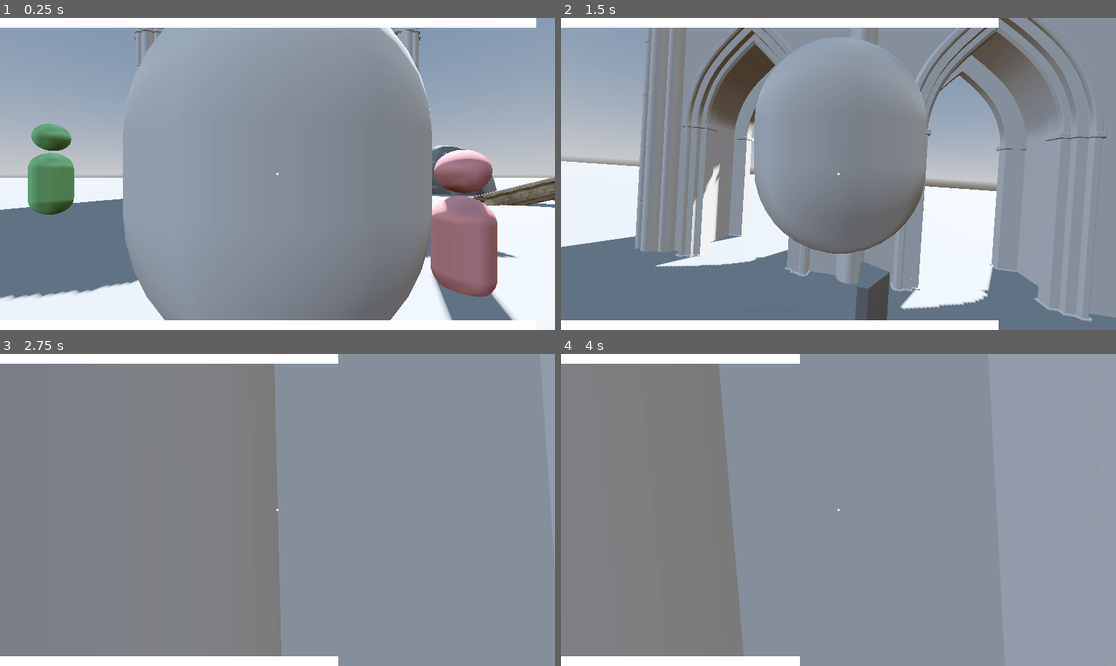
Above: before the commit, frames 1-4 (two rows, left to right).
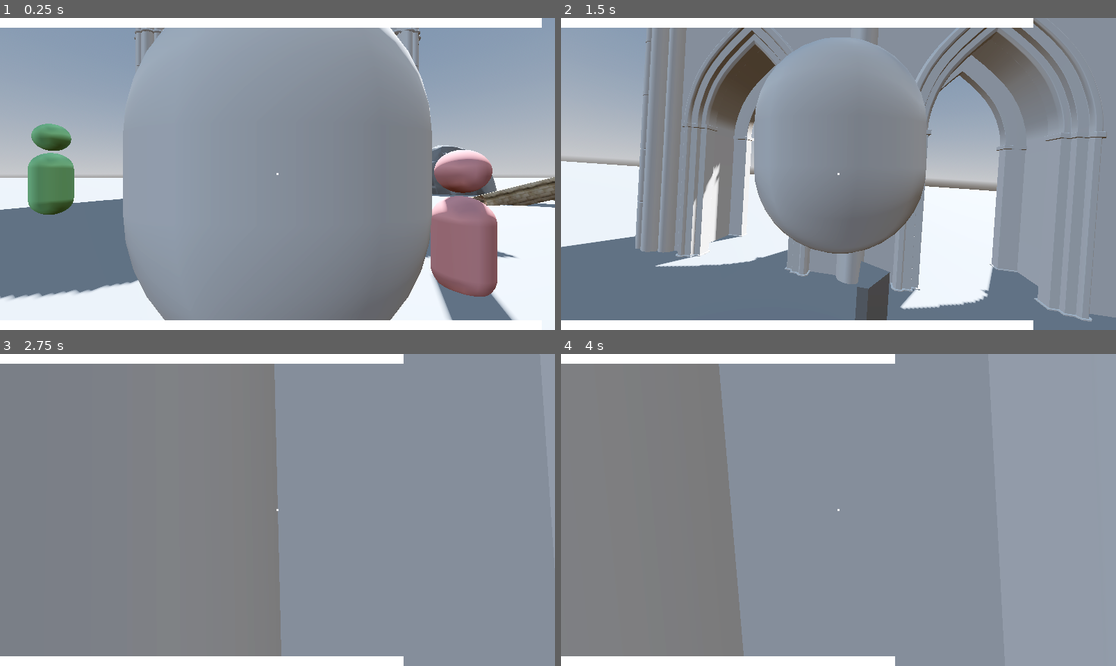
Above: after the commit, the same moments.

Repository: madmonki/GGJ2026
Game: Godot game, scene res://main.tscn
The game is run twice, just before and just after one commit, with the same random seed, the same clock (stepped at 60 frames per second) and the same inputs.
Inputs (mouse positions are in pixels of both pictures, inside the frame that each line leads up to):
- Up to frame 1 (0.25 s): no input
- Up to frame 2 (1.5 s): move the mouse to (866, 174) at 0.52 s; hold W (move_forward) from 0.53 s (still down); tap Space (jump) at 0.6, 0.77, 1.07 s; move the mouse to (810, 174) at 1.27 s; click (810, 174) at 1.35 s
- Up to frame 3 (2.75 s): keep holding W (move_forward); tap Space (jump) at 1.52, 1.55, 1.82, 2.3 s; move the mouse to (288, 503) at 2.02 s; hold Shift (sprint) from 2.03 s (still down)
- Up to frame 4 (4 s): keep holding W (move_forward); move the mouse to (832, 516) at 2.77 s; release Shift (sprint) at 2.78 s; tap Space (jump) at 2.85, 3.02, 3.32, 3.77, 3.8 s; move the mouse to (877, 513) at 3.52 s; press the mouse at (877, 513) at 3.53 s

The runs differ from the first frame. In frame 1, less than 0.1% of the frame differs, in the area x 96-98%, y 0-4%; in frame 2, 0.4%; in frame 3, 0.7%; in frame 4, 1.1%, in the area x 43-61%, y 0-100%.

Commit message:
Configuration

Diff:
--- a/blue_char.tscn
+++ b/blue_char.tscn
@@ -7,3 +7,4 @@
 jump_velocity = 6.0
 is_stationary = true
 char_color = Color(0.6, 0.7, 0.9, 1)
+doom_duration = 10.0
--- a/main.tscn
+++ b/main.tscn
@@ -64,19 +64,18 @@
 is_controlled = true
 is_stationary = false
 starts_with_mask = true
-doom_duration = 7.0
+dash_force = 10.0
 max_fov_change = 15.0
 
 [node name="RedChar" parent="." unique_id=693896521 instance=ExtResource("4_1bvp3")]
 transform = Transform3D(1, 0, 0, 0, 1, 0, 0, 0, 1, 2.1435976, 0.13660674, 6.128581)
 is_stationary = true
-doom_duration = 7.0
+dash_force = 10.0
 max_fov_change = 15.0
 
 [node name="GreenChar" parent="." unique_id=412814436 instance=ExtResource("5_lquwl")]
 transform = Transform3D(1, 0, 0, 0, 1, 0, 0, 0, 1, -3.6013632, 1.0767515, 4.823857)
 is_stationary = false
-doom_duration = 7.0
 max_fov_change = 15.0
 
 [node name="CSGCombiner3D" type="CSGCombiner3D" parent="." unique_id=2142849049]
--- a/player.gd
+++ b/player.gd
@@ -41,7 +41,7 @@
 @onready var head_mesh = $HeadMesh
 
 
-@export var doom_duration = 7.0
+@export var doom_duration = 15.0
 var doom_timer = 0.0
 var doom_active = false
 var is_dead = false
@@ -397,10 +397,18 @@
 @onready var corpse_scene = preload("res://corpse.tscn")
 
 func die():
-	# 1. Disable player node (so we don't move/interact)
+	# 1. Disable player node
 	set_physics_process(false)
+
+	# Capture state BEFORE resetting it
+	var was_controlled_local = is_controlled
+
+	# Only release mouse if WE were the one dying
+	if was_controlled_local:
+		Input.mouse_mode = Input.MOUSE_MODE_VISIBLE
+		GameEvents.trigger_game_over()
+
 	is_controlled = false
-	Input.mouse_mode = Input.MOUSE_MODE_VISIBLE
 
 	# 2. Spawn Corpse
 	var corpse = corpse_scene.instantiate()
@@ -417,30 +425,32 @@
 		corpse.get_node("HeadMesh").set_surface_override_material(0, mat)
 
 	# 4. Transfer Camera to Corpse (so we see the fall)
-	# We reparent to the CameraMount node if it exists, otherwise the corpse root
 	var cam_parent = corpse
 	if corpse.has_node("CameraMount"):
 		cam_parent = corpse.get_node("CameraMount")
-
-	# Reparent camera, keeping global transform so there's no jump
 	camera.reparent(cam_parent, true)
 
-	# 5. Apply "Slight Kick" to initiate tipover
-	# If player was controlled, fail backwards (dramatic fall)
-	var was_controlled_local = is_controlled # Captured before we disabled it
+	# 5. Apply Death Physics
 	if was_controlled_local:
-		GameEvents.trigger_game_over()
-		# Kick chest backwards to fall on back
-		# We use basis.z (forward) for kick direction to push FEET forward?
-		# No, apply_central_impulse pushes center. To fall on back, push center BACKWARDS (-z).
-		# Wait, if I push center backwards, they fly backwards. If I push feet forward, they tip back.
-		# Let's push center backwards strongly.
-		var kick_dir = - global_transform.basis.z + Vector3(randf_range(-0.2, 0.2), 0, randf_range(-0.2, 0.2))
-		corpse.apply_central_impulse(kick_dir * 8.0)
-		# Add back-flip torque
-		corpse.apply_torque_impulse(global_transform.basis.x * -10.0)
-	else:
-		# Random logic for NPCs
+		# Player Death: Guaranteed backward fall to see the sky
+		# Push the HEAD (offset) BACKWARDS
+		# Head is roughly at height 1.4
+		var head_offset = Vector3(0, 1.4, 0)
+		var backward_dir = global_transform.basis.z # basis.z is backward in Godot?
+		# Wait, -basis.z is forward. basis.z is backward.
+		# So to push backward, we push in direction basis.z
+
+		# Let's verify direction:
+		# -z is forward "look". We want to fall "on back".
+		# So feet go forward, head goes backward.
+		# Pushing head BACKWARD means pushing in +z (local).
+		# global_transform.basis.z points backward.
+
+		var push_dir = global_transform.basis.z
+		corpse.apply_impulse(push_dir * 30.0, head_offset) # Strong push at head height
+
+	else:
+		# Random NPC death
 		var kick_dir = - global_transform.basis.z + Vector3(randf_range(-0.5, 0.5), 0, randf_range(-0.5, 0.5))
 		corpse.apply_central_impulse(kick_dir.normalized() * 5.0)
 		corpse.apply_torque_impulse(Vector3(randf(), 0, randf()) * 2.0)
--- a/player.tscn
+++ b/player.tscn
@@ -14,7 +14,7 @@
 collision_layer = 2
 collision_mask = 3
 script = ExtResource("1_script")
-doom_duration = 5.0
+dash_force = 100.0
 max_fov_change = 30.0
 
 [node name="CollisionShape3D" type="CollisionShape3D" parent="." unique_id=529467504]
Not shown: 1 places in main.tscn that only renumber resources
